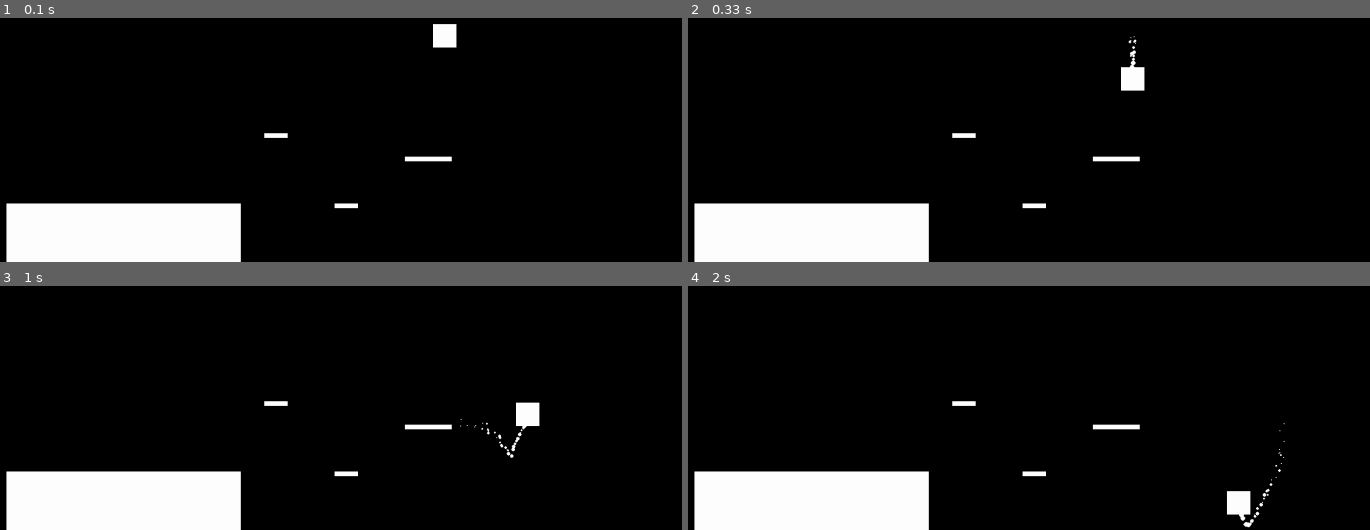
Above: before the commit, frames 1-4 (two rows, left to right).
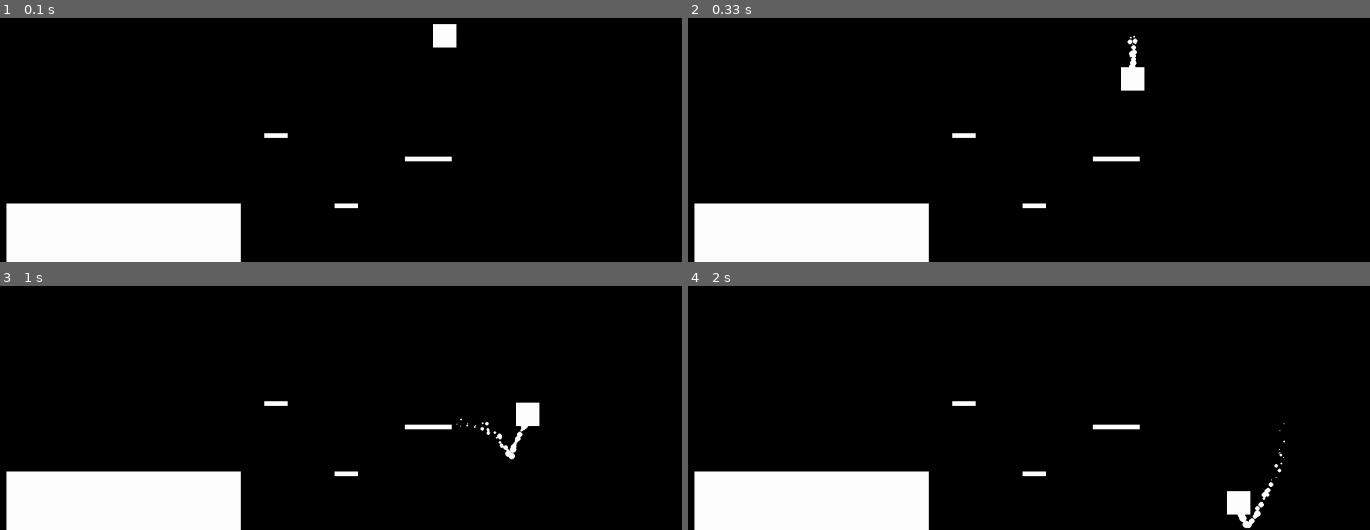
Above: after the commit, the same moments.

Repository: AlexTsouh/pygame-project
Game: pygame game, started from game/main.py
Two runs of this game, one before a commit and one after it. Both use one fixed random seed, a clock stepped at 60 frames per second and the inputs below.
Inputs:
- Up to frame 1 (0.1 s): no input
- Up to frame 2 (0.33 s): no input
- Up to frame 3 (1 s): hold D 0.33-0.8 s; hold D from 0.83 s (still down); tap Space at 0.9 s
- Up to frame 4 (2 s): tap Space at 1.2, 1.4, 1.7, 1.97 s; release D at 1.3 s; hold A 1.33-1.87 s; hold A from 1.9 s (still down)

Frame 1 is identical in both runs. In frame 2, less than 0.1% of the frame differs, in the area x 64-66%, y 6-21%; in frame 3, 0.2%, in the area x 66-78%, y 54-72%; in frame 4, 0.2%.

Commit message:
changed particles size

Diff:
--- a/game/main.py
+++ b/game/main.py
@@ -77,7 +77,7 @@
             particle[0][0] += particle[1][0]
             particle[0][1] += particle[1][1]
             particle[2] -= 0.1
-            pygame.draw.circle(screen, ('white'), particle[0], particle[2])
+            pygame.draw.circle(screen, ('white'), particle[0], particle[2]*1.5)
             if particle[2] <= 0:
                 particles.remove(particle)
 
